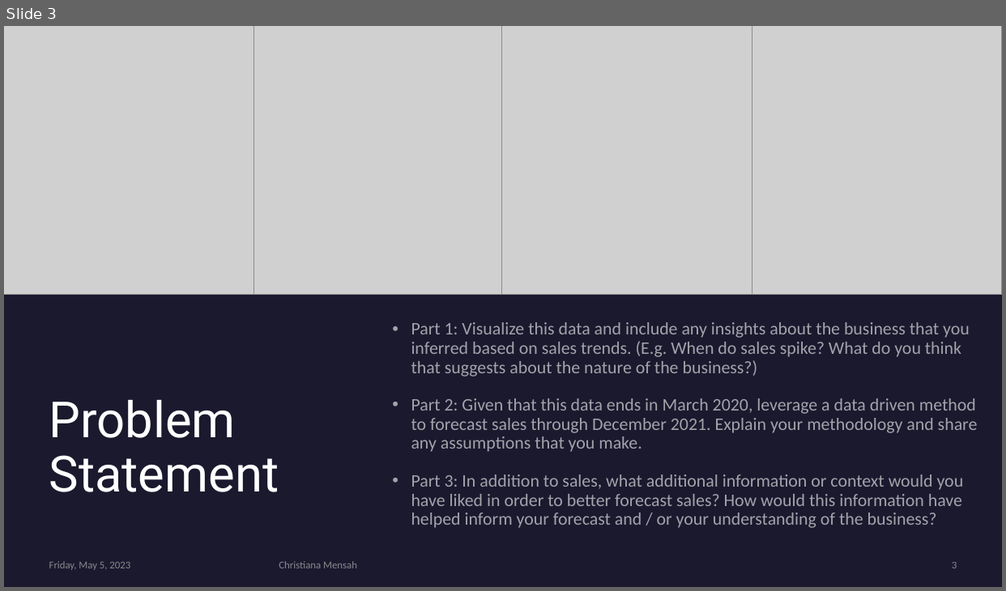
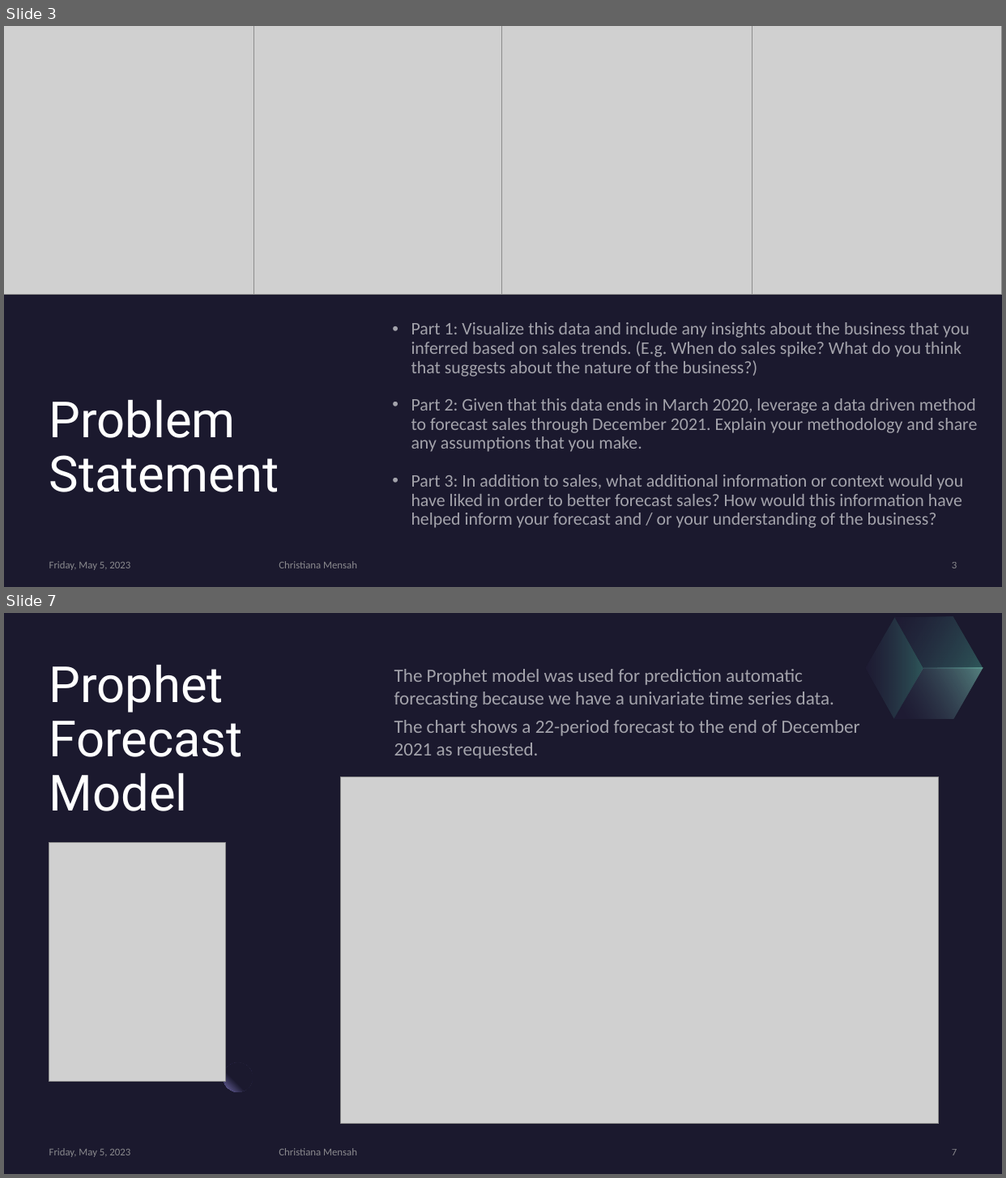
Before and after one commit to cmensah11/ForcastingCase, a slide deck: Forecast Analysis and SQL Queries.pptx. Shown one above the other, each under a label of ours: slide 3 before the commit, slides 3 and 7 after it; the slides between them are not shown. The pictures are 1006x591 and 1006x1178 pixels, drawn with LibreOffice and Linux fonts; fonts in the diff are those of the drawing; grey boxes stand for pictures. Boxes give left, top, right and bottom in pixels: in the first picture for what was removed or moved away, otherwise in the second. Text is boxed around its words. In the diff, an @@ line names an element or a change of style, - is before the commit and + after.

```diff
--- a/Forecast Analysis and SQL Queries.pptx
+++ b/Forecast Analysis and SQL Queries.pptx
@@ slide 7 added at (4, 613, 1002, 1174), background #1B192E @@
@@ rectangle added at (4, 613, 1002, 1174), fill #1B192E @@
@@ freeform shape added at (850, 618, 938, 719), fill gradient #2C284A to #5BEFC1 @@
@@ freeform shape added at (880, 613, 998, 694), fill gradient #2C284A to #5BEFC1 @@
@@ freeform shape added at (894, 643, 983, 745), fill gradient #2C284A to #92F4D6 @@
@@ title added at (49, 664, 243, 811), 48 pt, text #FFFFFF @@
+Prophet Forecast Model
@@ text added at (394, 669, 860, 759), 18 pt, text #FFFFFF at 60% opacity @@
+The Prophet model was used for prediction automatic forecasting because we have a univariate time series data.
+The chart shows a 22-period forecast to the end of December 2021 as requested.
@@ picture added at (341, 777, 939, 1124) @@
@@ picture added at (49, 843, 226, 1082) @@
@@ ellipse added at (224, 1063, 253, 1093), fill gradient #1B192E to #7771B2 @@
@@ text added at (49, 1148, 130, 1157), 10 pt, text #A6A6A6 at 80% opacity @@
+Friday, May 5, 2023
@@ text added at (279, 1148, 357, 1156), 10 pt, text #A6A6A6 at 80% opacity @@
+Christiana Mensah
@@ page number added at (952, 1149, 957, 1156), 10 pt, text #A6A6A6 at 80% opacity @@
+7
```
Also in this commit, not shown: 6 slides changed, 7 other slides added, 5 slides removed, 1 other file.
